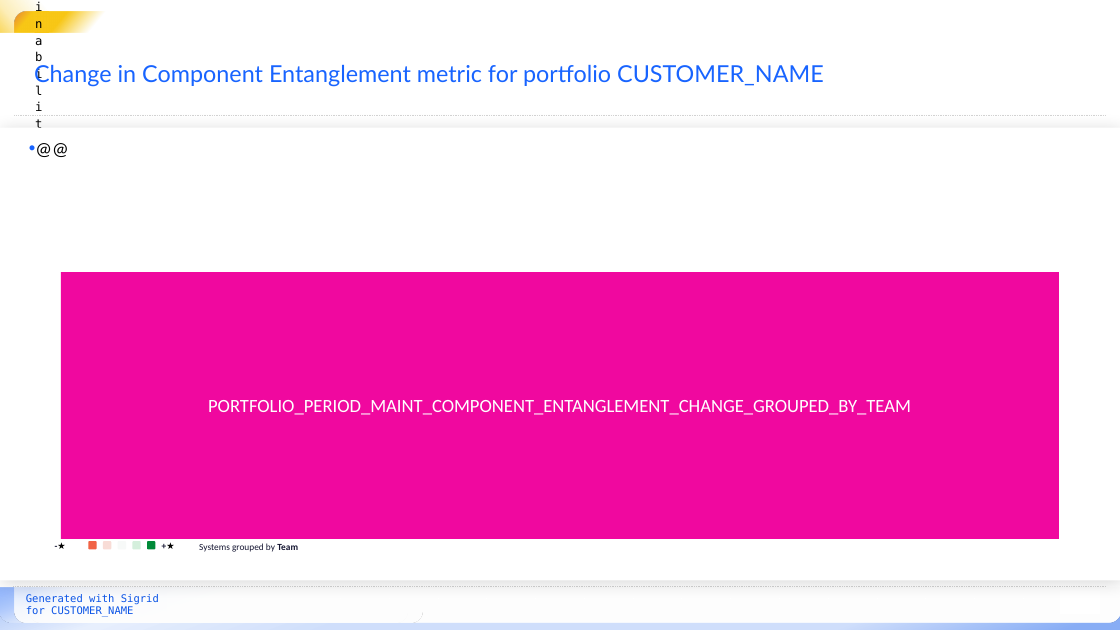
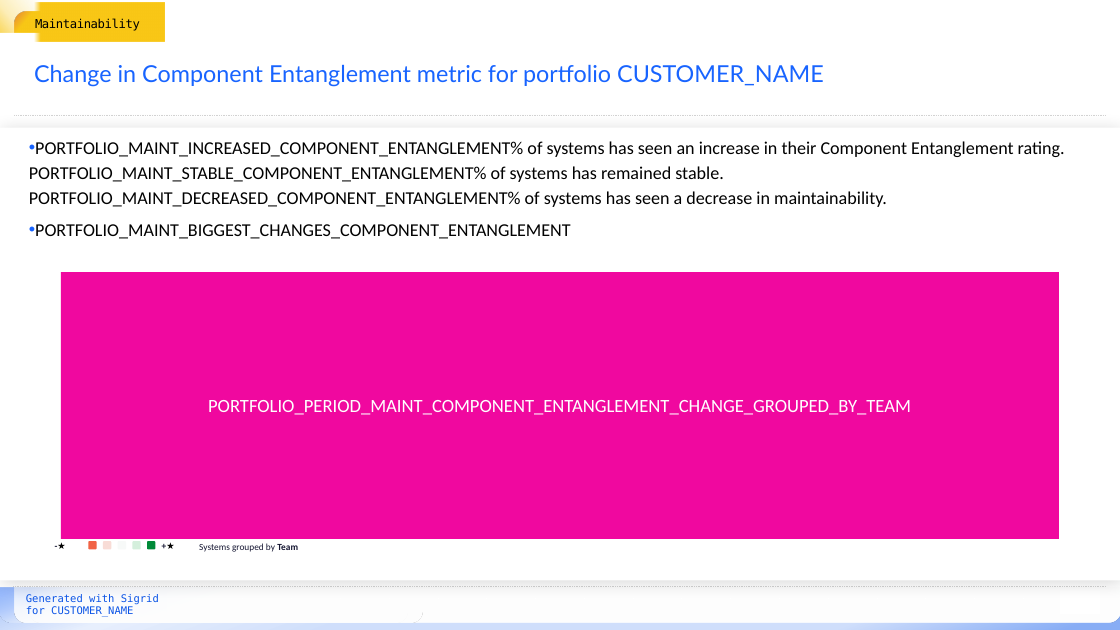
Before and after one commit to Software-Improvement-Group/sigrid-report-generator, a slide deck: slide 16 of src/report_generator/presets/templates/portfolio-metrics.pptx (slide 20 before the commit). Drawn at 1120x630 pixels with LibreOffice and Linux fonts; fonts in the diff are those of the drawing; background and template pictures are left out. Boxes give left, top, right and bottom in pixels: in the first picture for what was removed or moved away, otherwise in the second. Text is boxed around its words. In the diff, an @@ line names an element or a change of style, - is before the commit and + after.

Commit message:
Update portfolio metrics template

```diff
--- a/src/report_generator/presets/templates/portfolio-metrics.pptx
+++ b/src/report_generator/presets/templates/portfolio-metrics.pptx
@@ text "Maintainability" rewrapped from [35,12,49,33] to [35,18,140,31] @@
@@ text at [29,141,1065,239]: text changed; size 16 to 15.5 pt @@
-• @@
+• PORTFOLIO_MAINT_INCREASED_COMPONENT_ENTANGLEMENT% of systems has seen an increase in their Component Entanglement rating. PORTFOLIO_MAINT_STABLE_COMPONENT_ENTANGLEMENT% of systems has remained stable. PORTFOLIO_MAINT_DECREASED_COMPONENT_ENTANGLEMENT% of systems has seen a decrease in maintainability.
+• PORTFOLIO_MAINT_BIGGEST_CHANGES_COMPONENT_ENTANGLEMENT
```
Also in this commit, not shown: 39 other slides changed, 10 slides removed.
